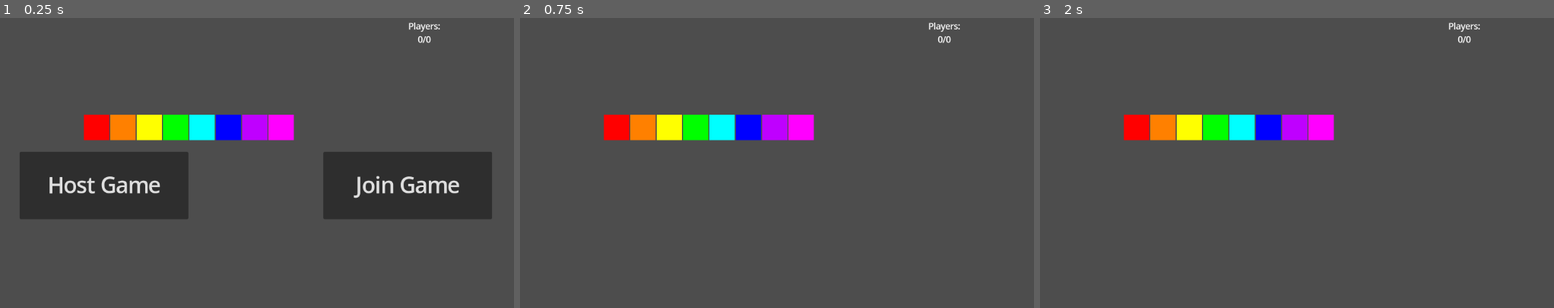
Above: before the commit, frames 1-3 (left to right).
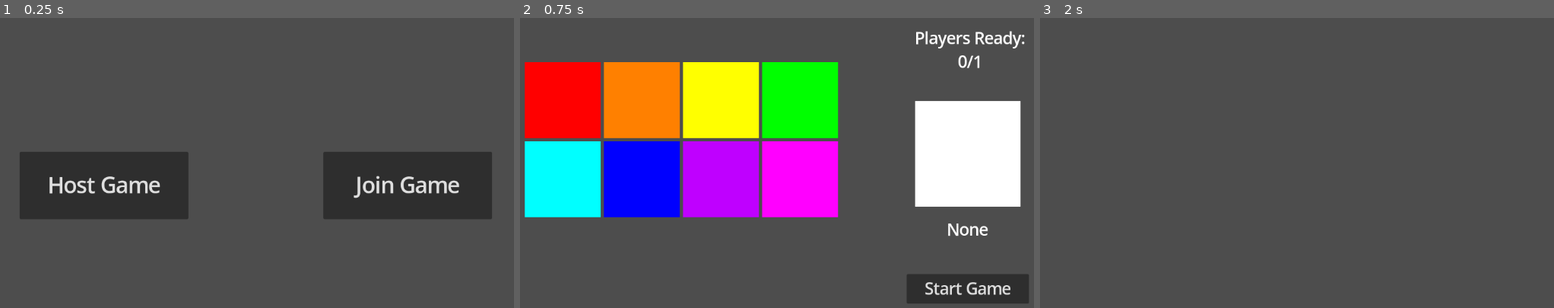
Above: after the commit, the same moments.

Repository: JadenValdez/DivideAndConquer
Game: Godot game, scene res://Scenes/Multiplayer.tscn
Two runs of this game, one before a commit and one after it. Both use one fixed random seed, a clock stepped at 60 frames per second and the inputs below. Before the commit the project has no main scene; this scene is started directly in both runs.
Inputs (mouse positions are in pixels of both pictures, inside the frame that each line leads up to):
- Up to frame 1 (0.25 s): no input
- Up to frame 2 (0.75 s): click "Host Game" at 0.5 s
- Up to frame 3 (2 s): click (1487, 287) at 1.25 s, where only the run after the commit has a clickable "Start Game"

The runs differ from the first frame. In frame 1, 3.7% of the frame differs, in the area x 16-86%, y 1-43%; in frame 2, 42%, in the area x 0-99%, y 1-99%; in frame 3, 3.7%.

Commit message:
Finished Lobby
Added color buttons, added ready players tracker, added current color tracker, added start game button.

Diff:
--- a/Scenes/ColorButton.tscn
+++ b/Scenes/ColorButton.tscn
@@ -3,6 +3,7 @@
 [ext_resource type="Script" path="res://Scripts/ColorButton.gd" id="1_hd3pc"]
 
 [node name="ColorButton" type="Node2D"]
+scale = Vector2(3, 3)
 script = ExtResource("1_hd3pc")
 
 [node name="ColorRect" type="ColorRect" parent="."]
--- a/Scenes/Lobby.tscn
+++ b/Scenes/Lobby.tscn
@@ -6,11 +6,40 @@
 script = ExtResource("1_sa4a8")
 
 [node name="ReadyPlayers" type="Label" parent="."]
-offset_left = 832.0
+offset_left = 784.0
 offset_top = 64.0
-offset_right = 960.0
-offset_bottom = 128.0
+offset_right = 1104.0
+offset_bottom = 192.0
+theme_override_font_sizes/font_size = 30
 text = "Players:
 0/0"
 horizontal_alignment = 1
 vertical_alignment = 1
+
+[node name="CurrentColor" type="Node2D" parent="."]
+
+[node name="CurrentColorBackground" type="ColorRect" parent="CurrentColor"]
+offset_left = 840.0
+offset_top = 224.0
+offset_right = 1040.0
+offset_bottom = 424.0
+
+[node name="CurrentColorName" type="Label" parent="CurrentColor"]
+offset_left = 840.0
+offset_top = 440.0
+offset_right = 1040.0
+offset_bottom = 496.0
+theme_override_font_sizes/font_size = 30
+text = "None"
+horizontal_alignment = 1
+vertical_alignment = 1
+
+[node name="StartGame" type="Button" parent="."]
+offset_left = 824.0
+offset_top = 552.0
+offset_right = 1056.0
+offset_bottom = 608.0
+theme_override_font_sizes/font_size = 30
+text = "Start Game"
+
+[connection signal="pressed" from="StartGame" to="." method="_on_start_game_pressed"]
--- a/Scenes/Multiplayer.tscn
+++ b/Scenes/Multiplayer.tscn
@@ -31,6 +31,7 @@
 text = "Join Game"
 
 [node name="Lobby" parent="." instance=ExtResource("2_kvdfc")]
+visible = false
 
 [connection signal="pressed" from="PreGame/Host" to="." method="_on_host_pressed"]
 [connection signal="pressed" from="PreGame/Join" to="." method="_on_join_pressed"]
--- a/Scripts/GameManager.gd
+++ b/Scripts/GameManager.gd
@@ -1,3 +1,5 @@
 extends Node
 
 var Players: Dictionary = {}
+var TotalPlayers: int = 0
+var ReadyPlayers: int = 0
--- a/Scripts/Lobby.gd
+++ b/Scripts/Lobby.gd
@@ -3,7 +3,13 @@
 const COLOR_BUTTON = preload("res://Scenes/ColorButton.tscn")
 
 @onready var ready_players: Label = $ReadyPlayers
+
+@onready var current_color_background: ColorRect = $CurrentColor/CurrentColorBackground
+@onready var current_color_name: Label = $CurrentColor/CurrentColorName
+
 var color_column: int = 0
+var color_row: int = 0
+
 const starting_troops: Dictionary = {
 	0: "TroopLeader",
 	1: "TroopLeader",
@@ -15,20 +21,27 @@
 # Called when the node enters the scene tree for the first time.
 func _ready() -> void:
 	SignalBus.select_color.connect(_select_color)
+	SignalBus.update_ready_players_lobby.connect(_update_ready_players_lobby)
+	SignalBus.update_color_buttons.connect(_update_color_buttons)
+
 	create_color_buttons()
 
 func create_color_buttons() -> void:
+	color_row = 0
 	color_column = 0
 	for color in Colors.COLORS:
 		var instance = COLOR_BUTTON.instantiate()
 
 		instance.color_name = color
 		instance.button_color = Colors.COLORS[color].Color
-		instance.position = Vector2(250 + color_column * 50, 250)
+		instance.position = Vector2(100 + color_column * 150, 150 + color_row * 150)
 
 		add_child(instance)
 
 		color_column += 1
+		if color_column >= 4:
+			color_column = 0
+			color_row += 1
 
 func _select_color(id: int, color_name: String) -> void:
 	GameManager.Players[id].Name = color_name
@@ -42,3 +55,23 @@
 		}
 
 	SignalBus.update_color_buttons.emit()
+	SignalBus.update_ready_players_lobby.emit()
+
+func _update_ready_players_lobby() -> void:
+	GameManager.ReadyPlayers = 0
+	for player in GameManager.Players:
+		if GameManager.Players[player].Name != "None":
+			GameManager.ReadyPlayers += 1
+	ready_players.text = "Players Ready:
+		" + str(GameManager.ReadyPlayers) + "/" + str(GameManager.TotalPlayers)
+
+func _update_color_buttons() -> void:
+	if GameManager.Players[multiplayer.get_unique_id()].Name == "None":
+		current_color_background.modulate = Color(1, 1, 1, 1)
+		current_color_name.text = "None"
+	else:
+		current_color_background.modulate = Colors.COLORS[GameManager.Players[multiplayer.get_unique_id()].Name].Color
+		current_color_name.text = GameManager.Players[multiplayer.get_unique_id()].Name
+
+func _on_start_game_pressed() -> void:
+	RPCFunctions.StartGame()
--- a/Scripts/Multiplayer.gd
+++ b/Scripts/Multiplayer.gd
@@ -12,6 +12,8 @@
 
 
 func _ready() -> void:
+	SignalBus.start_game.connect(_start_game)
+
 	multiplayer.peer_connected.connect(peer_connected)
 	multiplayer.peer_disconnected.connect(peer_disconnected)
 	multiplayer.connected_to_server.connect(connected_to_server)
@@ -23,11 +25,14 @@
 	if FileAccess.file_exists(port_res):
 		port = int(port_file.get_as_text())
 
+
+
 func peer_connected(id: int):
 	print("Player Connected " + str(id))
 
 func peer_disconnected(id: int):
 	print("Player Disconnected " + str(id))
+	GameManager.TotalPlayers -= 1
 	GameManager.Players.erase(id)
 	var players = get_tree().get_nodes_in_group("Player")
 	for i in players:
@@ -53,7 +58,7 @@
 	print("Waiting For Players!")
 
 @rpc("any_peer")
-func _set_new_player(player_name: String, id: int):
+func _set_new_player(id: int):
 	if !GameManager.Players.has(id):
 		GameManager.Players[id] = {
 			"Name": "None",
@@ -62,9 +67,21 @@
 			"Troops": {}
 			}
 
+	if multiplayer.is_server():
+		GameManager.TotalPlayers += 1
+		_send_player_information.rpc(GameManager.Players, GameManager.TotalPlayers)
+
+@rpc("any_peer", "call_local")
+func _send_player_information(player_info: Dictionary, total_players: int):
+	GameManager.Players = player_info.duplicate(true)
+	GameManager.TotalPlayers = total_players
+
+	SignalBus.update_color_buttons.emit()
+	SignalBus.update_ready_players_lobby.emit()
+
 func _on_host_pressed() -> void:
 	_host_game()
-	_set_new_player.rpc(multiplayer.get_unique_id())
+	_set_new_player(multiplayer.get_unique_id())
 	_enter_lobby()
 
 func _on_join_pressed() -> void:
@@ -77,3 +94,8 @@
 func _enter_lobby() -> void:
 	pre_game.hide()
 	lobby.show()
+
+func _start_game() -> void:
+	var scene = load("res://Scenes/MainBoard.tscn").instantiate()
+	get_tree().root.add_child(scene)
+	self.hide()
--- a/Scripts/RPCFunctions.gd
+++ b/Scripts/RPCFunctions.gd
@@ -3,3 +3,7 @@
 @rpc("call_local", "any_peer")
 func SelectColor(id: int, color_name: String) -> void:
 	SignalBus.select_color.emit(id, color_name)
+
+@rpc("call_local", "any_peer")
+func StartGame() -> void:
+	SignalBus.start_game.emit()
--- a/Scripts/SignalBus.gd
+++ b/Scripts/SignalBus.gd
@@ -2,5 +2,7 @@
 
 signal select_color
 signal update_color_buttons
+signal update_ready_players_lobby
+signal start_game
 
 signal select_tile
--- a/project.godot
+++ b/project.godot
@@ -11,6 +11,7 @@
 [application]
 
 config/name="Divide And Conquer"
+run/main_scene="res://Scenes/Multiplayer.tscn"
 config/features=PackedStringArray("4.3", "GL Compatibility")
 config/icon="res://icon.svg"
 
@@ -22,6 +23,10 @@
 RPCFunctions="*res://Scripts/RPCFunctions.gd"
 UnitsInformation="*res://Scripts/UnitsInformation.gd"
 
+[debug]
+
+gdscript/warnings/unused_signal=0
+
 [gui]
 
 theme/default_font_multichannel_signed_distance_field=true
